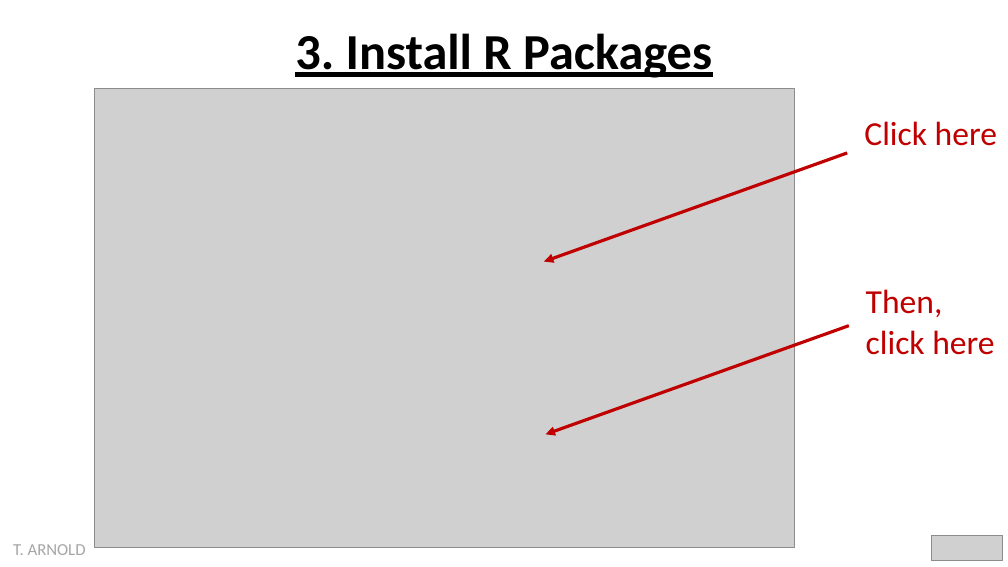
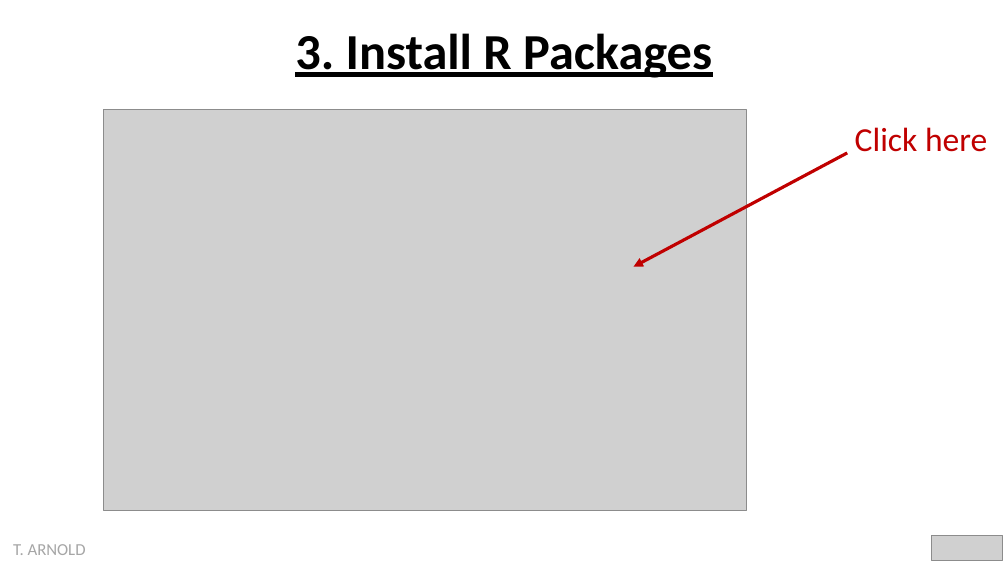
Before and after one commit to statsmaths/dsst289-s24, a slide deck: slide 18 of pslides/00_introduction.pptx. Drawn at 1008x567 pixels with LibreOffice and Linux fonts; fonts in the diff are those of the drawing; grey boxes stand for pictures. Boxes give left, top, right and bottom in pixels: in the first picture for what was removed or moved away, otherwise in the second. Text is boxed around its words. In the diff, an @@ line names an element or a change of style, - is before the commit and + after.

```diff
--- a/pslides/00_introduction.pptx
+++ b/pslides/00_introduction.pptx
@@ picture: place and size @@
-picture at box(95, 88, 795, 547)
+picture at box(104, 109, 746, 510)
@@ text "Click here": place and size @@
-text "Click here" at box(864, 121, 997, 146)
+text "Click here" at box(855, 127, 987, 152)
@@ arrow moved from (848, 153) - (544, 262) to (848, 153) - (634, 267) @@
@@ text removed at box(866, 289, 994, 355) @@
-Then, click here
@@ arrow removed from (849, 326) to (546, 434) @@
```
Also in this commit, not shown: 3 other slides changed, 7 other files.
